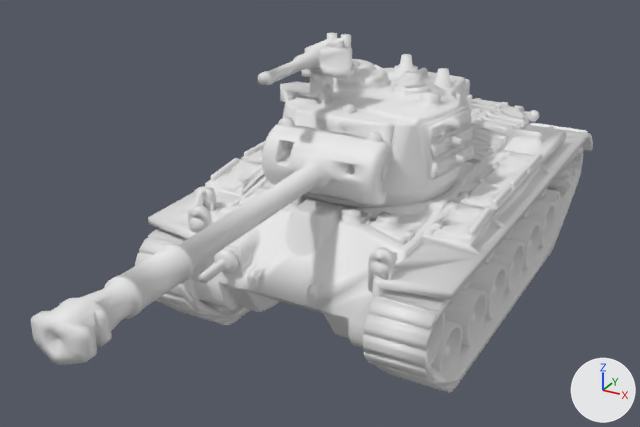
What one commit did to the glTF model public/models/tanks/community/recovered/m46_patton.glb.
Camera for both pictures: a camera (50 mm lens) standing at (60.6, -128.5, 54.6) and looking at (15.8, -47.0, 13.9). The lights are fixed; the arrows at lower right show +X, +Y and +Z. The older version comes first. Where no turn or scale is listed for an object, it has been applied to the vertices.

Names of what the first picture shows: 'HullMesh', 'TurretMesh'.
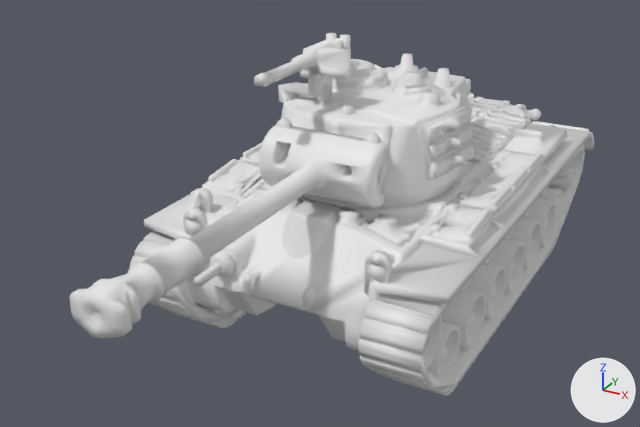
The change in detail:
me_1_100_m46_4 is used by ob_hullmesh; location (0.0, 0.0, 0.0).
me_1_100_m46_4 had 48888 vertices, 97846 faces and spanned x 0.0..36.0, y -63.2..0.0, z 0.0..18.3.
me_1_100_m46_4 now has 48888 vertices, 97846 faces and spans x 0.0..36.0, y -64.1..0.9, z 0.0..18.3.
me_1_100_m46_4 part 1: the whole mesh is scaled about its middle by (1, 1.03, 1).
me_1_100_m46_turret_mg_1 is used by ob_turretmesh; location (7.1, -18.83, 8.6).
me_1_100_m46_turret_mg_1 had 6076 vertices, 12152 faces and spanned x 0.0..23.3, y -71.4..0.0, z 0.0..23.9.
me_1_100_m46_turret_mg_1 now has 6076 vertices, 12152 faces and spans x 0.0..23.3, y -67.3..0.4, z 0.0..23.9.
me_1_100_m46_turret_mg_1 part 2: 4879 of 6076 vertices moved; they spanned x 0.0..23.3, y -71.4..0.0, z 0.0..23.9 and now span x 0.0..23.3, y -67.3..0.4, z 0.0..23.9; mean shift (0.0, 0.1, 0.0); largest move (11.4, -71.4, 13.2) -> (11.4, -67.3, 13.2).

Changed parts and their boxes (x1, y1, x2, y2) in the pictures (640 x 427 px):
'HullMesh', rescaled
    before: (135, 94, 593, 392)
    after: (130, 93, 594, 396)
'TurretMesh', reshaped (9% narrower, 8% shorter)
    before: (31, 33, 475, 365)
    after: (70, 33, 474, 338)
